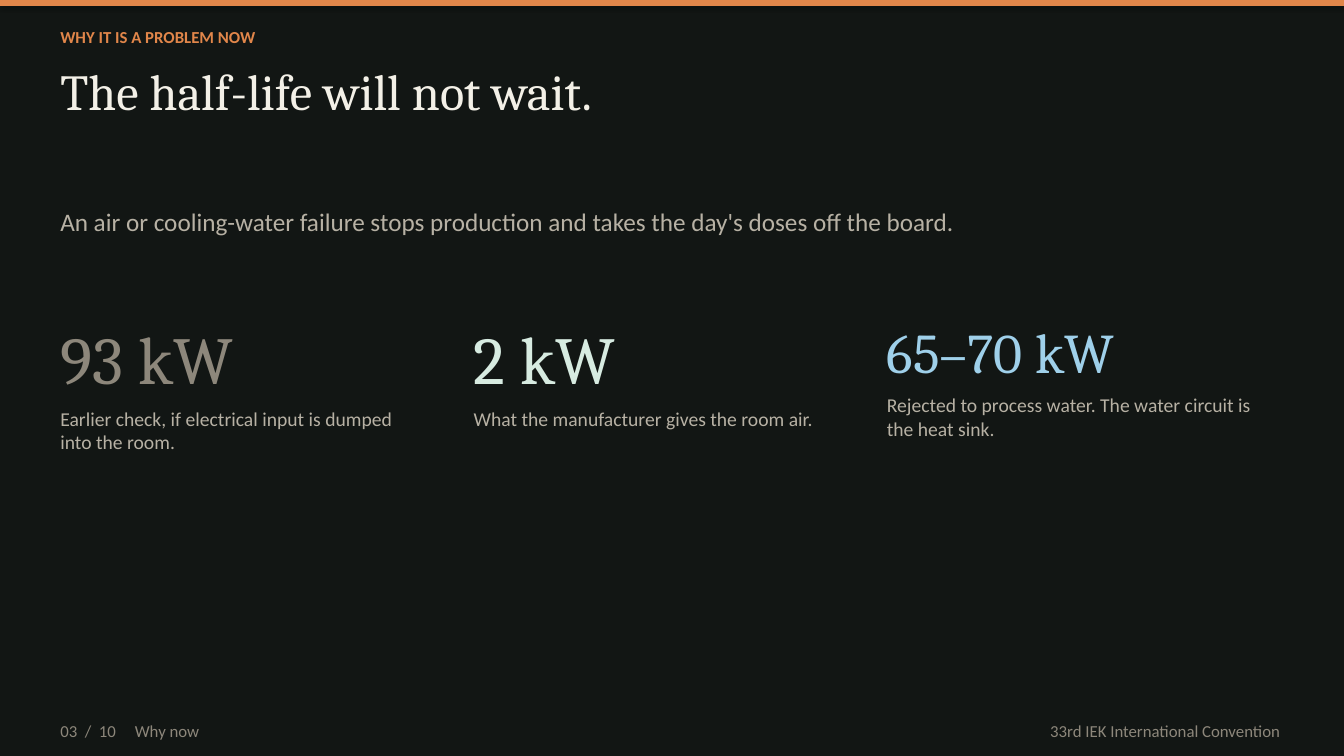
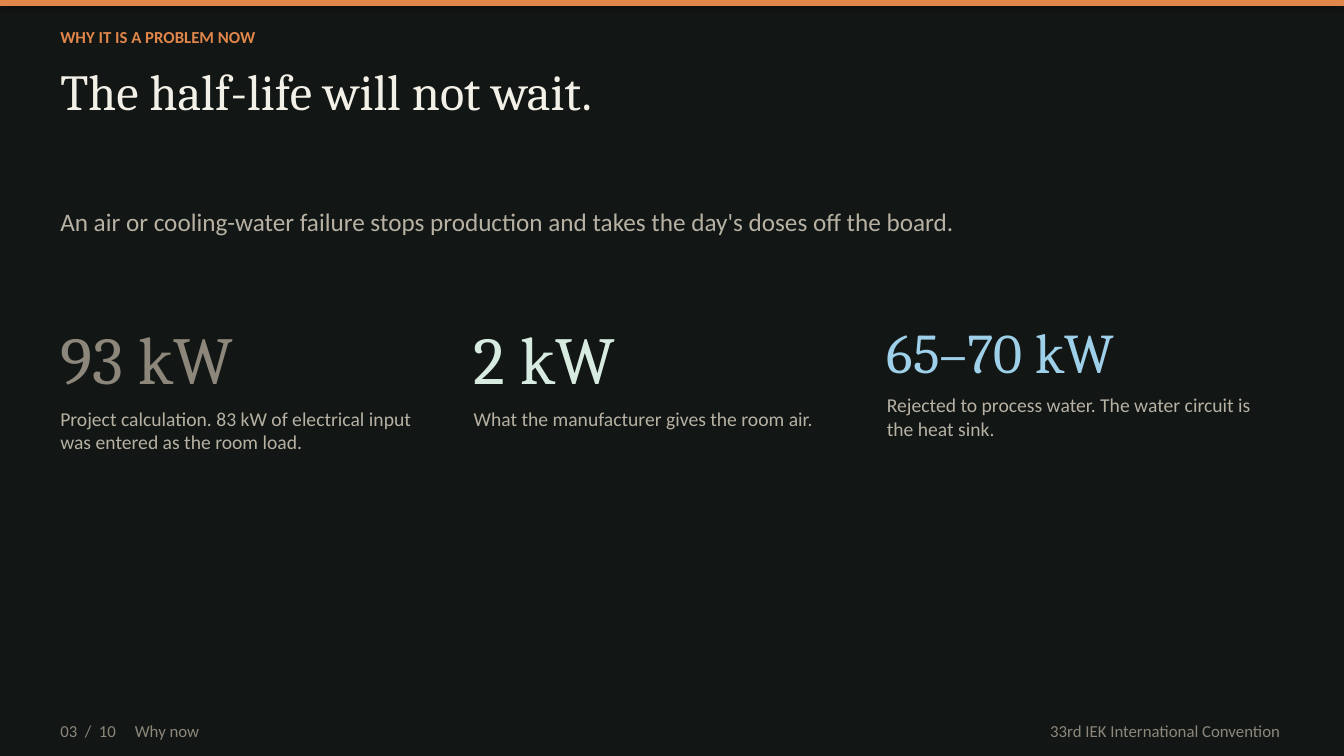
Before and after one commit to kakaijacob/Special-Operations-Schema, a slide deck: slide 3 of iek-talks/IEK_Cyclotron_HVAC_10_slides.pptx. Drawn at 1344x756 pixels with LibreOffice and Linux fonts; fonts in the diff are those of the drawing. Boxes give left, top, right and bottom in pixels: in the first picture for what was removed or moved away, otherwise in the second. Text is boxed around its words. In the diff, an @@ line names an element or a change of style, - is before the commit and + after.

```diff
--- a/iek-talks/IEK_Cyclotron_HVAC_10_slides.pptx
+++ b/iek-talks/IEK_Cyclotron_HVAC_10_slides.pptx
@@ text at [60,412,411,449]: text changed @@
-Earlier check, if electrical input is dumped into the room.
+Project calculation. 83 kW of electrical input was entered as the room load.
```
Also in this commit, not shown: 2 other slides changed, 1 slide added, 1 slide removed, 2 other files.
